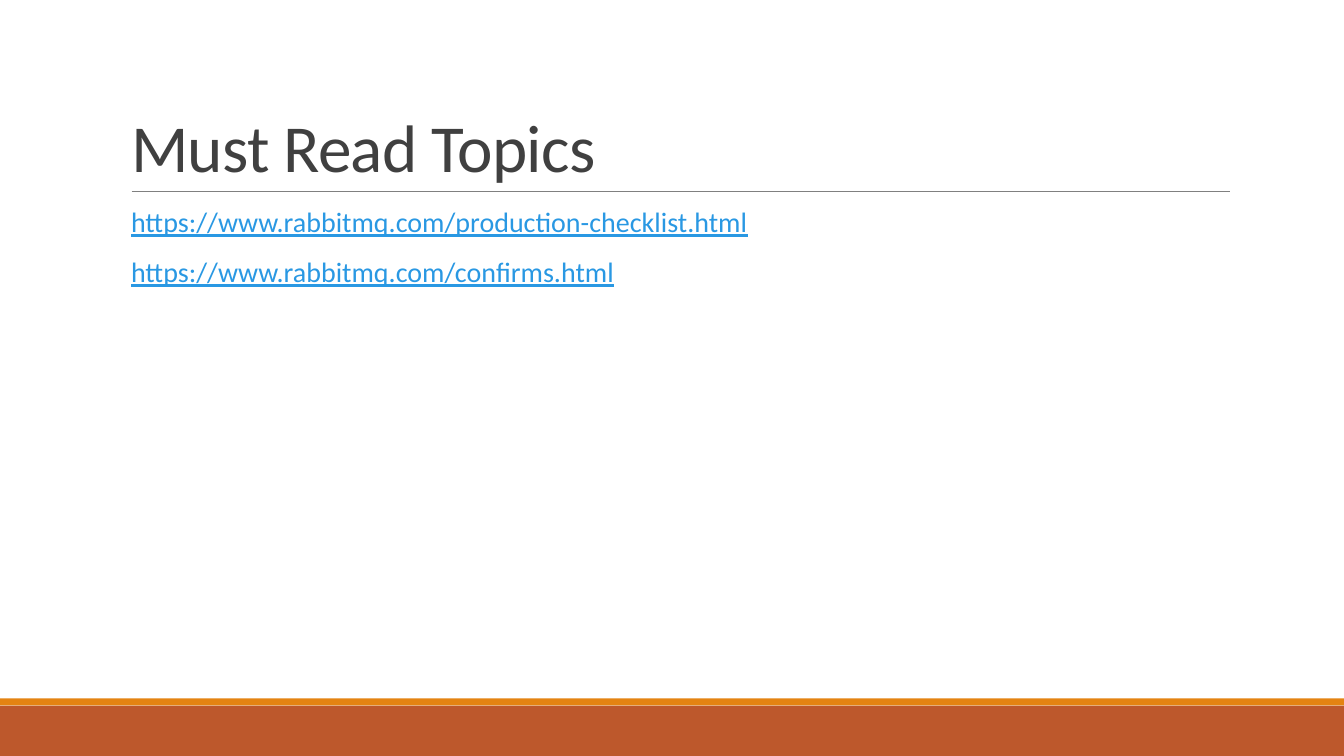
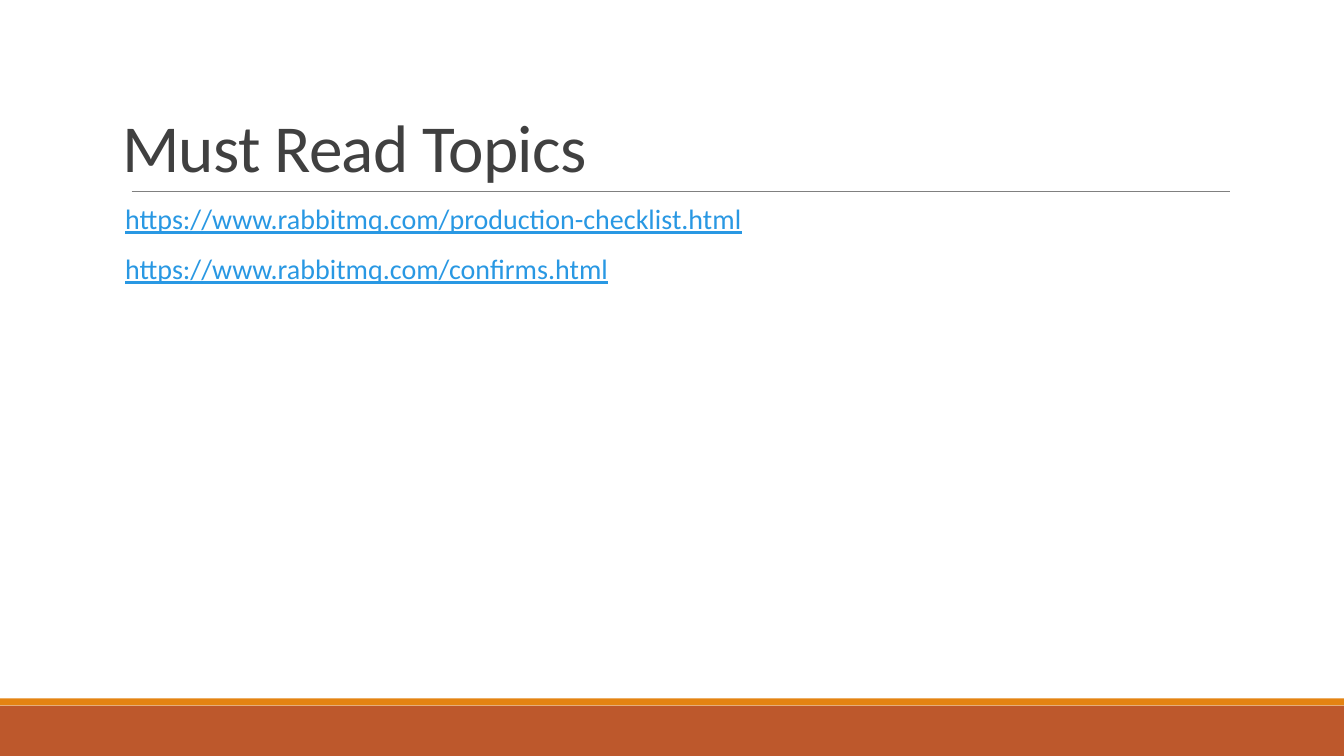
Before and after one commit to JasonRowe/TCCC23, a slide deck: slide 31 of Microservice_plumbing_with_RabbitMQ.pptx (slide 4 before the commit). Drawn at 1344x756 pixels with LibreOffice and Linux fonts; fonts in the diff are those of the drawing. Boxes give left, top, right and bottom in pixels: in the first picture for what was removed or moved away, otherwise in the second. Text is boxed around its words. In the diff, an @@ line names an element or a change of style, - is before the commit and + after.

```diff
--- a/Microservice_plumbing_with_RabbitMQ.pptx
+++ b/Microservice_plumbing_with_RabbitMQ.pptx
@@ title "Must Read Topics": place and size @@
-title "Must Read Topics" at bbox=[131, 125, 595, 183]
+title "Must Read Topics" at bbox=[122, 125, 587, 183]
@@ text "https://www.rabbitmq.com/production-checklist.html": place and size @@
-text "https://www.rabbitmq.com/production-checklist.html" at bbox=[131, 212, 747, 287]
+text "https://www.rabbitmq.com/production-checklist.html" at bbox=[125, 209, 741, 284]
```
Also in this commit, not shown: 4 other slides changed, 16 slides added.
